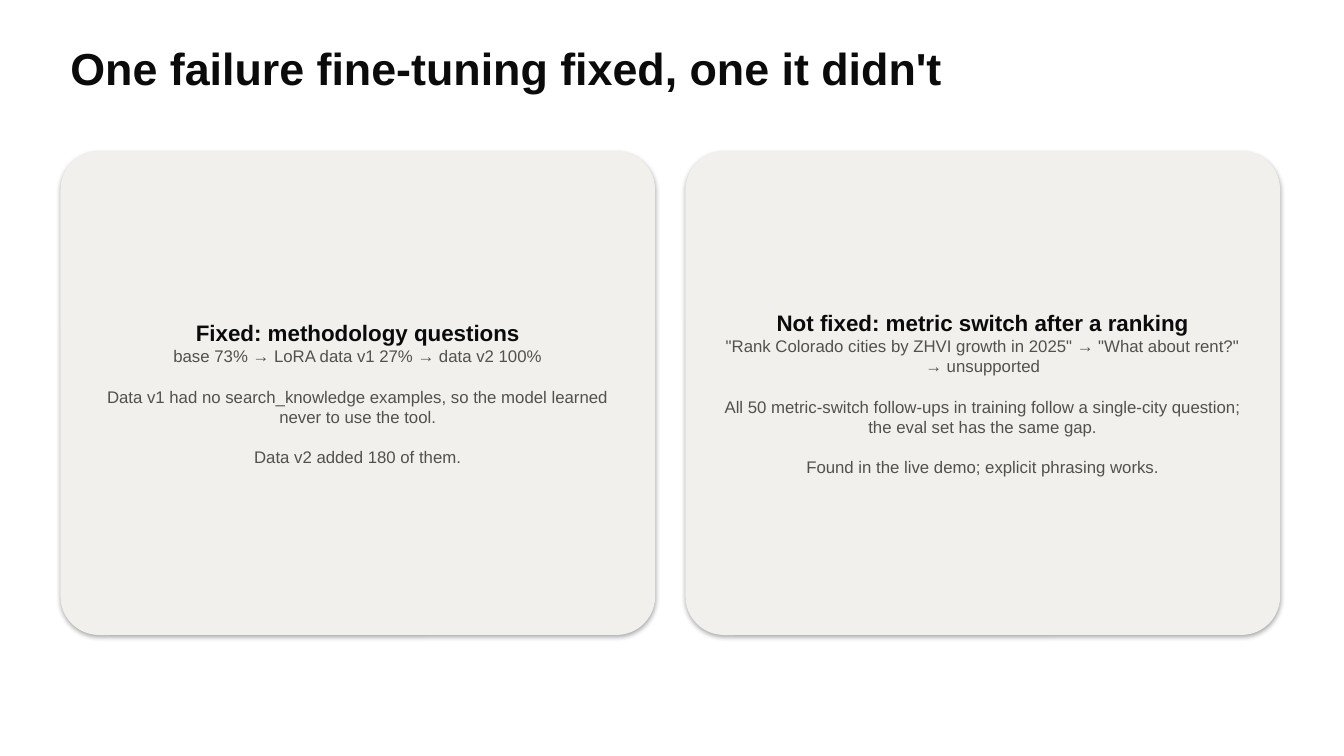
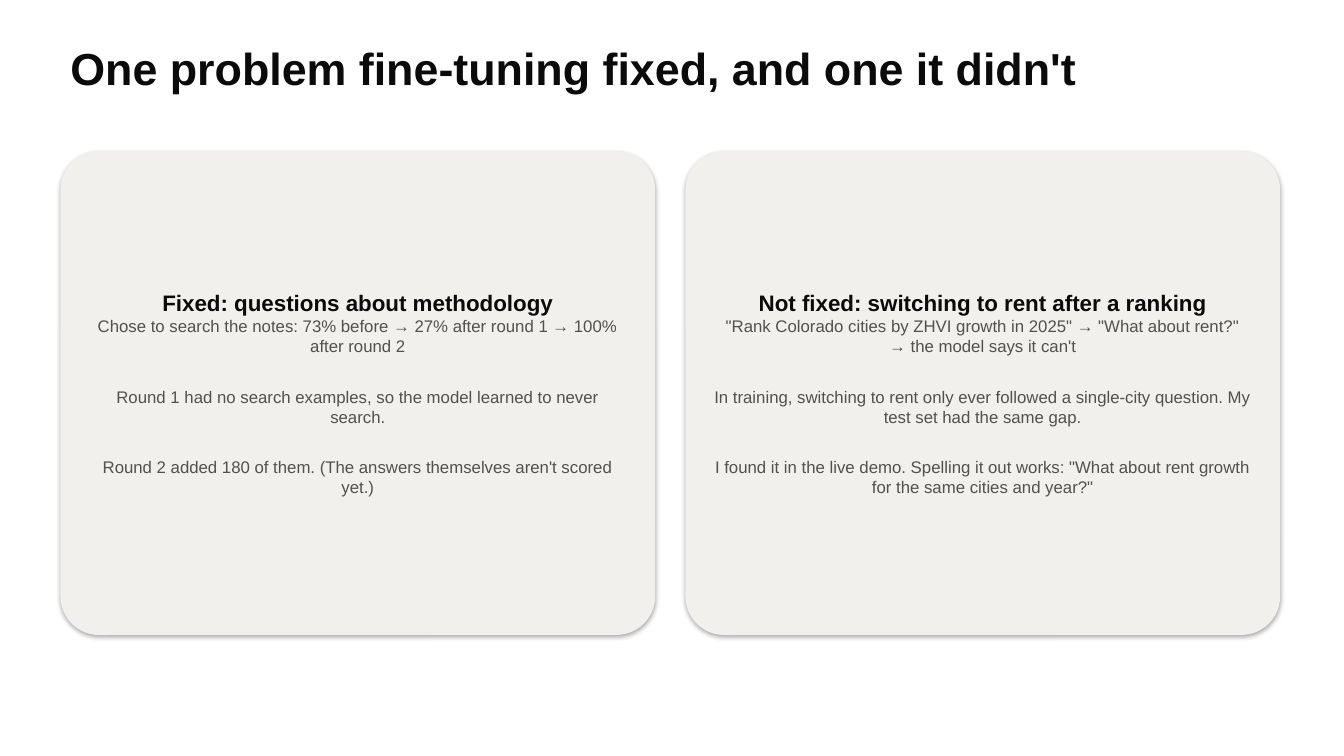
Before and after one commit to weimiao67/llm-class-final, a slide deck: slide 13 of docs/slides/housing-analyst.pptx (slide 12 before the commit). Drawn at 1344x756 pixels with LibreOffice and Linux fonts; fonts in the diff are those of the drawing. Boxes give left, top, right and bottom in pixels: in the first picture for what was removed or moved away, otherwise in the second. Text is boxed around its words. In the diff, an @@ line names an element or a change of style, - is before the commit and + after.

```diff
--- a/docs/slides/housing-analyst.pptx
+++ b/docs/slides/housing-analyst.pptx
@@ text at [70,52,1076,93]: text changed @@
-One failure fine-tuning fixed, one it didn't
+One problem fine-tuning fixed, and one it didn't
@@ text in rounded rectangle at [98,294,617,497]: text changed @@
-Fixed: methodology questions
-base 73% → LoRA data v1 27% → data v2 100%
-Data v1 had no search_knowledge examples, so the model learned never to use the tool.
-Data v2 added 180 of them.
+Fixed: questions about methodology
+Chose to search the notes: 73% before → 27% after round 1 → 100% after round 2
+Round 1 had no search examples, so the model learned to never search.
+Round 2 added 180 of them. (The answers themselves aren't scored yet.)
@@ text in rounded rectangle at [714,294,1250,497]: text changed @@
-Not fixed: metric switch after a ranking
-"Rank Colorado cities by ZHVI growth in 2025" → "What about rent?"
-→ unsupported
-All 50 metric-switch follow-ups in training follow a single-city question; the eval set has the same gap.
-Found in the live demo; explicit phrasing works.
+Not fixed: switching to rent after a ranking
+"Rank Colorado cities by ZHVI growth in 2025" → "What about rent?"
+→ the model says it can't
+In training, switching to rent only ever followed a single-city question. My test set had the same gap.
+I found it in the live demo. Spelling it out works: "What about rent growth for the same cities and year?"
```
Also in this commit, not shown: 13 other slides changed, 1 slide added, 4 other files.
